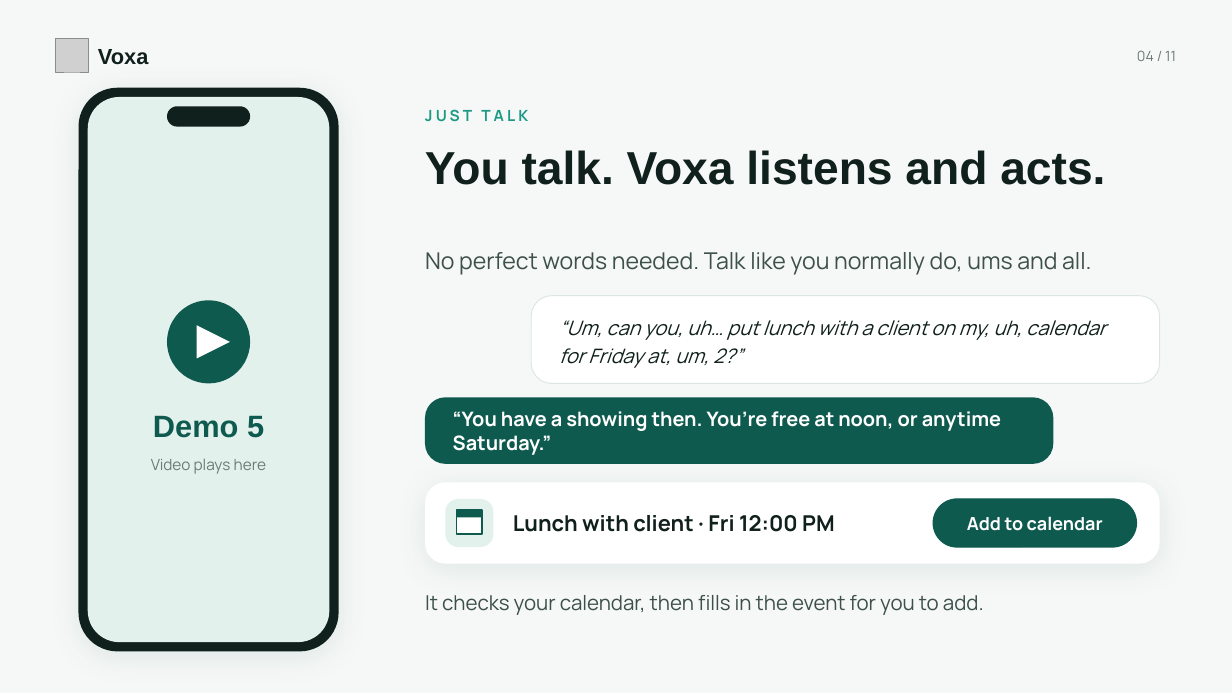
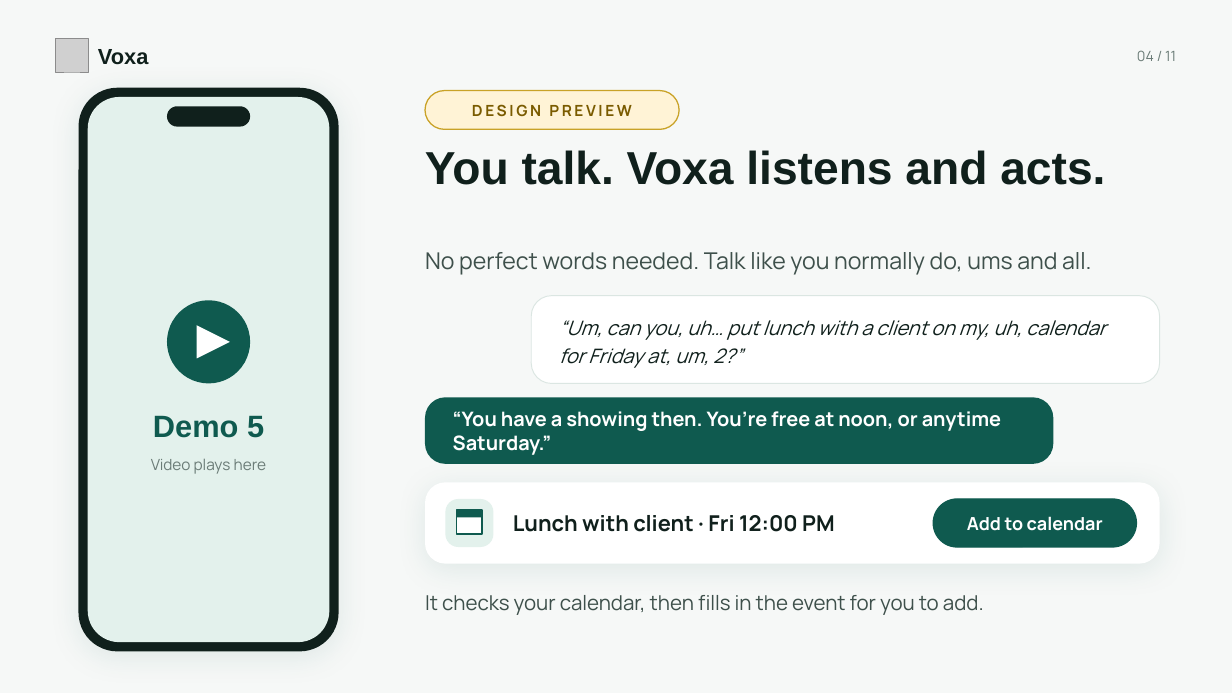
Before and after one commit to eriqbre/voxa-site, a slide deck: slide 4 of pitch/voxa-pitch.pptx. Drawn at 1232x693 pixels with LibreOffice and Linux fonts; fonts in the diff are those of the drawing; grey boxes stand for pictures. Boxes give left, top, right and bottom in pixels: in the first picture for what was removed or moved away, otherwise in the second. Text is boxed around its words. In the diff, an @@ line names an element or a change of style, - is before the commit and + after.

```diff
--- a/pitch/voxa-pitch.pptx
+++ b/pitch/voxa-pitch.pptx
@@ text removed at (425, 109, 528, 122) @@
-JUST TALK
@@ rounded rectangle added at (425, 91, 679, 129), fill #FFF3D6, outline #C9A227 1 pt @@
@@ text added at (472, 104, 632, 117), 12 pt, text #7A5B00, bold @@
+DESIGN PREVIEW
```
Also in this commit, not shown: 5 other files.
